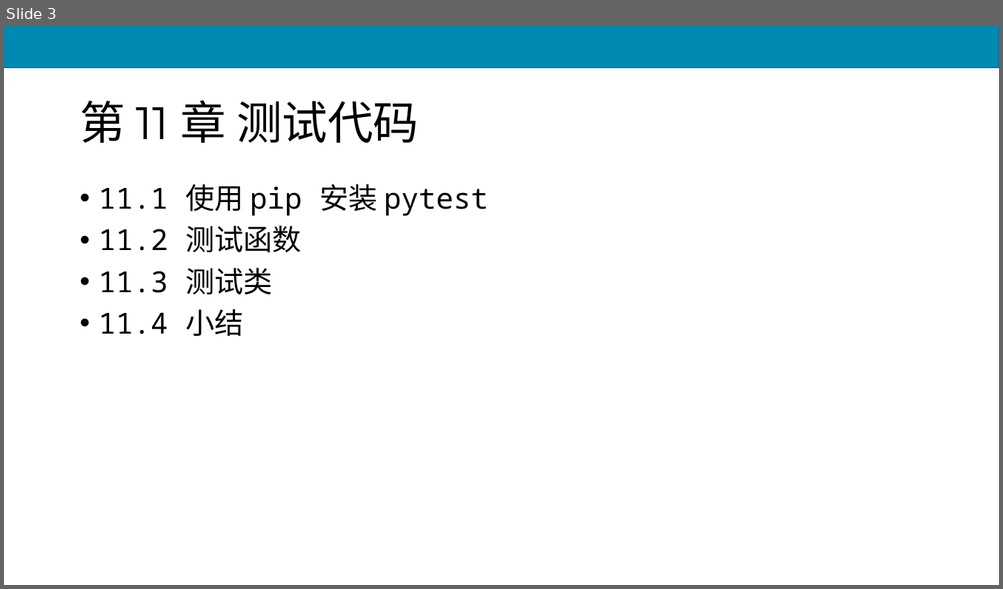
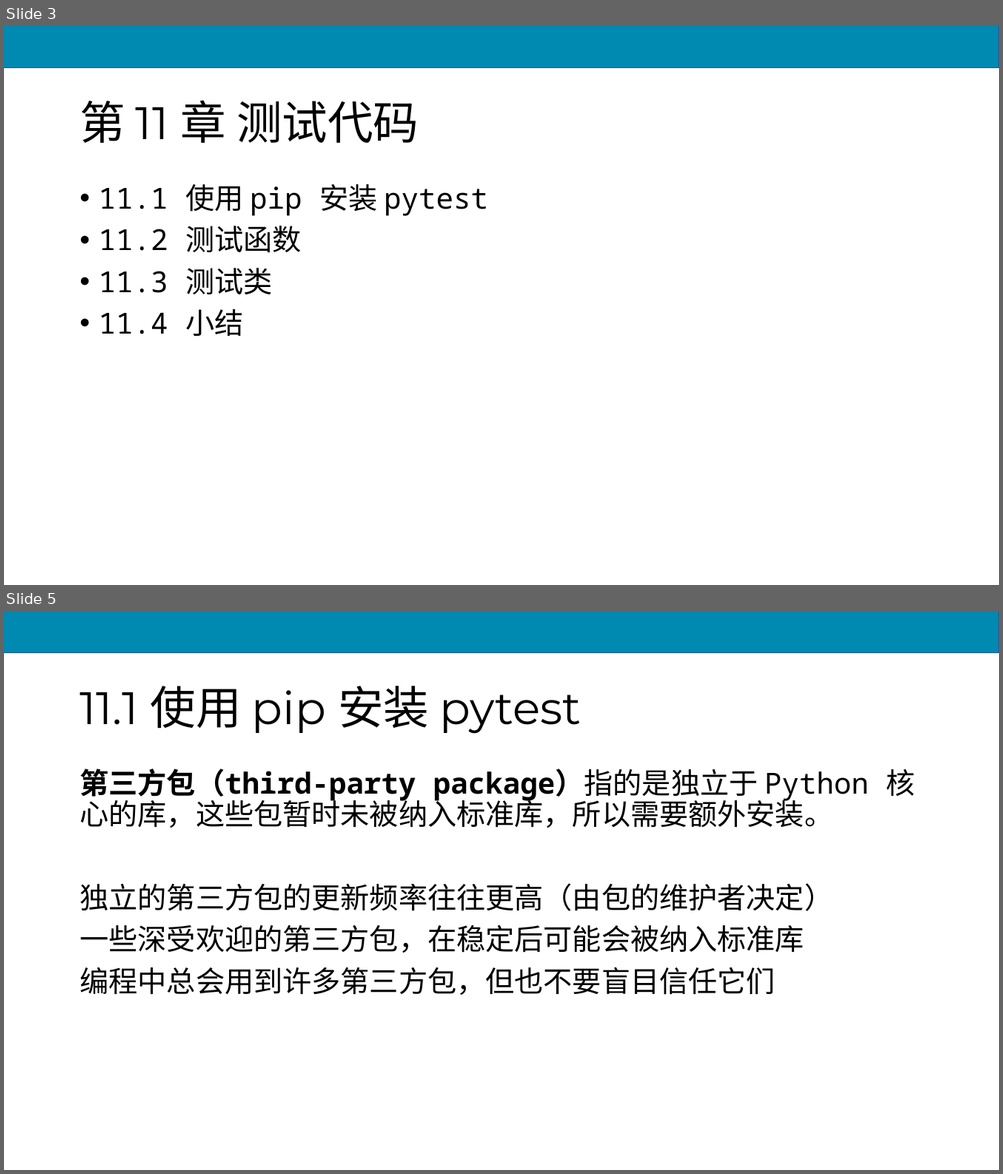
Before and after one commit to scruel/pcc_3e_slides, a slide deck: PPT/python11.pptx. Shown one above the other, each under a label of ours: slide 3 before the commit, slides 3 and 5 after it; the slides between them are not shown. The pictures are 1003x589 and 1003x1174 pixels, drawn with LibreOffice and Linux fonts; fonts in the diff are those of the drawing. Boxes give left, top, right and bottom in pixels: in the first picture for what was removed or moved away, otherwise in the second. Text is boxed around its words. In the diff, an @@ line names an element or a change of style, - is before the commit and + after.

```diff
--- a/PPT/python11.pptx
+++ b/PPT/python11.pptx
@@ slide 5 added at <box>4,611,999,1170</box>, background #FFFFFF; not listed: 1 template element that a slide beside it also shows @@
@@ title added at <box>79,686,580,734</box>, 44 pt, text #000000 @@
+11.1 使用 pip 安装 pytest
@@ text added at <box>79,769,915,995</box>, 28 pt, text #000000 @@
+第三方包（third-party package）指的是独立于 Python 核心的库，这些包暂时未被纳入标准库，所以需要额外安装。
+独立的第三方包的更新频率往往更高（由包的维护者决定）
+一些深受欢迎的第三方包，在稳定后可能会被纳入标准库
+编程中总会用到许多第三方包，但也不要盲目信任它们
```
Also in this commit, not shown: 3 slides changed, 52 other slides added, 19 slides removed, 5 other files.
